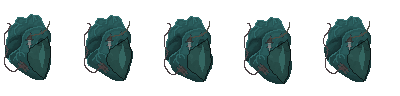
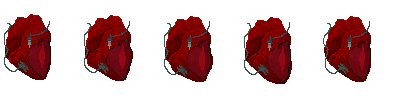
Comparing the layer stacks of the two (400, 96) images. Changes:
pixels changed over bbox(4, 14, 371, 84) (layer not identified)
